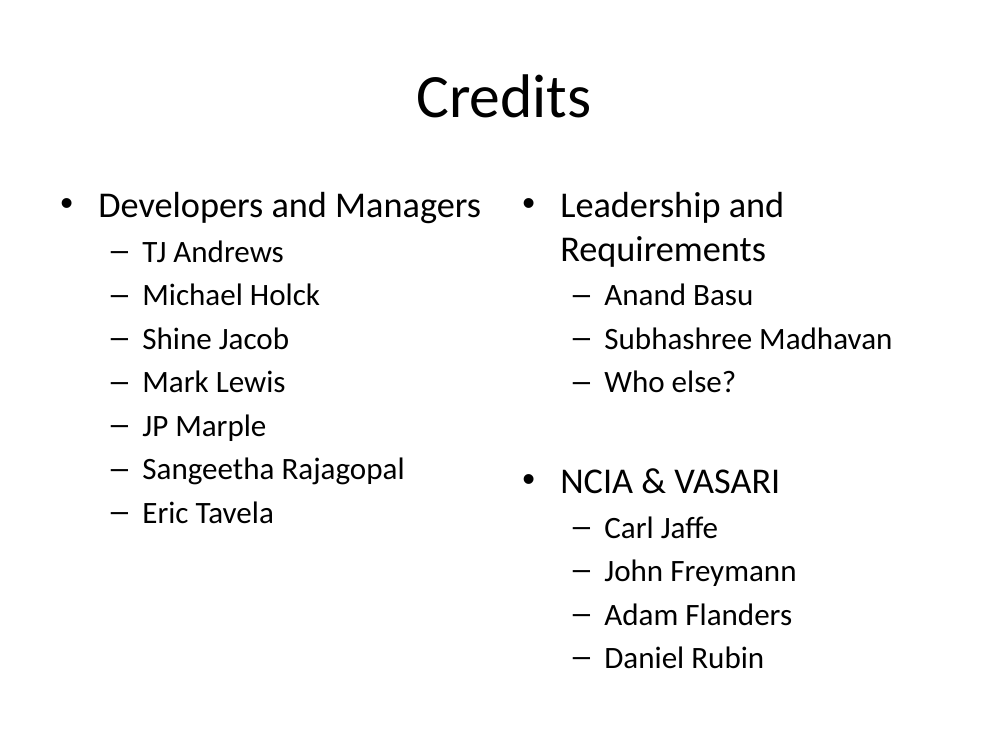
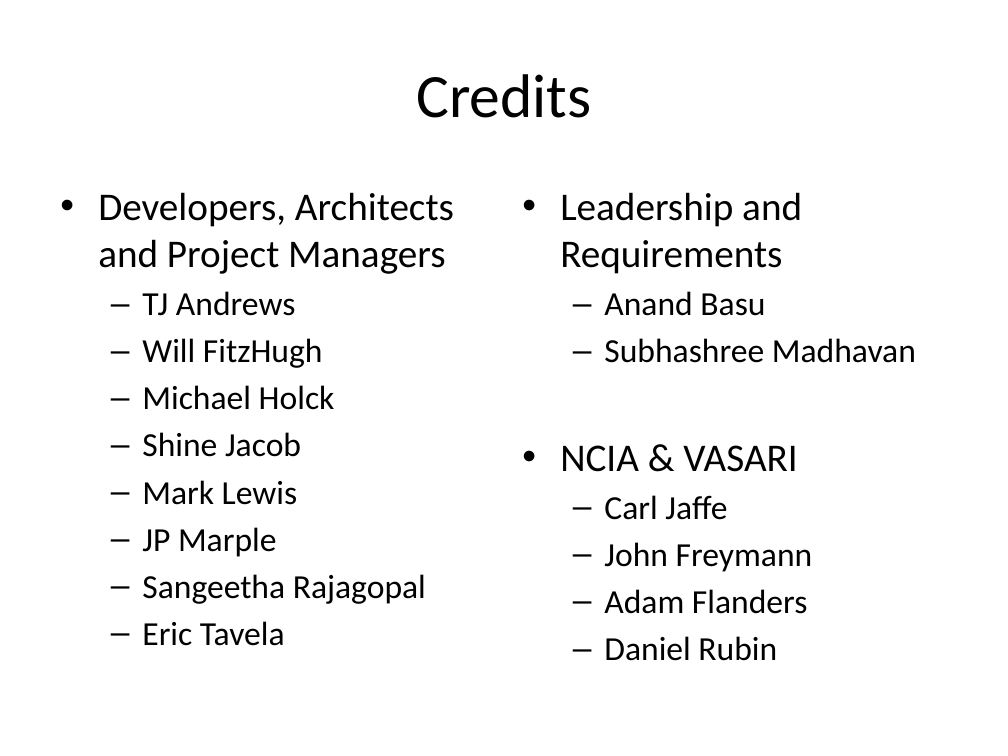
Before and after one commit to NCIP/caintegrator, a slide deck: slide 4 of docs/project_management/external_meetings/ICR Workspace Mtg Sept 2008 Slides.pptx. Drawn at 1008x756 pixels with LibreOffice and Linux fonts; fonts in the diff are those of the drawing. Boxes give left, top, right and bottom in pixels: in the first picture for what was removed or moved away, otherwise in the second. Text is boxed around its words. In the diff, an @@ line names an element or a change of style, - is before the commit and + after.

Commit message:
tweaks

```diff
--- a/docs/project_management/external_meetings/ICR Workspace Mtg Sept 2008 Slides.pptx
+++ b/docs/project_management/external_meetings/ICR Workspace Mtg Sept 2008 Slides.pptx
@@ text "Leadership and Requirements" at [560,192,916,661]: size 25.9 to 28 pt in "Leadership and Requirements", "NCIA & VASARI"; size 22.2 to 24 pt in "Anand Basu", "Subhashree Madhavan", "Carl Jaffe", "John Freymann" and 2 more places @@
@@ text at [98,192,454,274]: text changed; size 25.9 to 28 pt @@
-• Developers and Managers
+• Developers, Architects and Project Managers
@@ text at [142,291,426,646]: size 22.2 to 24 pt in "TJ Andrews", "Michael Holck", "Shine Jacob", "Mark Lewis" and 3 more places @@
@@ text at [142,338,323,368]: paragraph added @@
+  – Will FitzHugh
@@ text at [604,370,737,393]: paragraph removed @@
-  – Who else?
```
